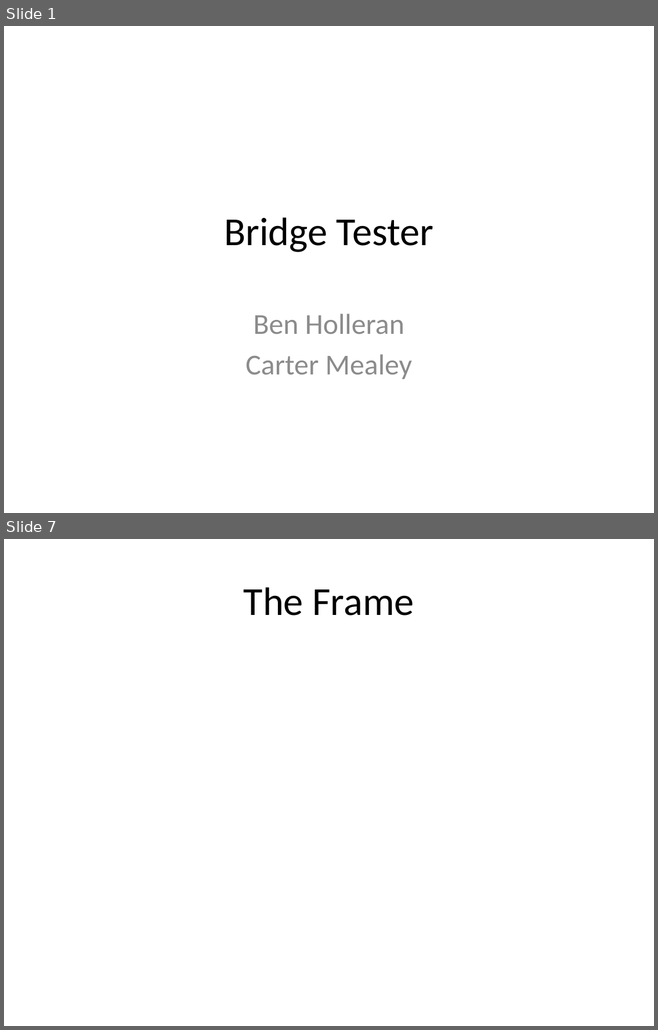
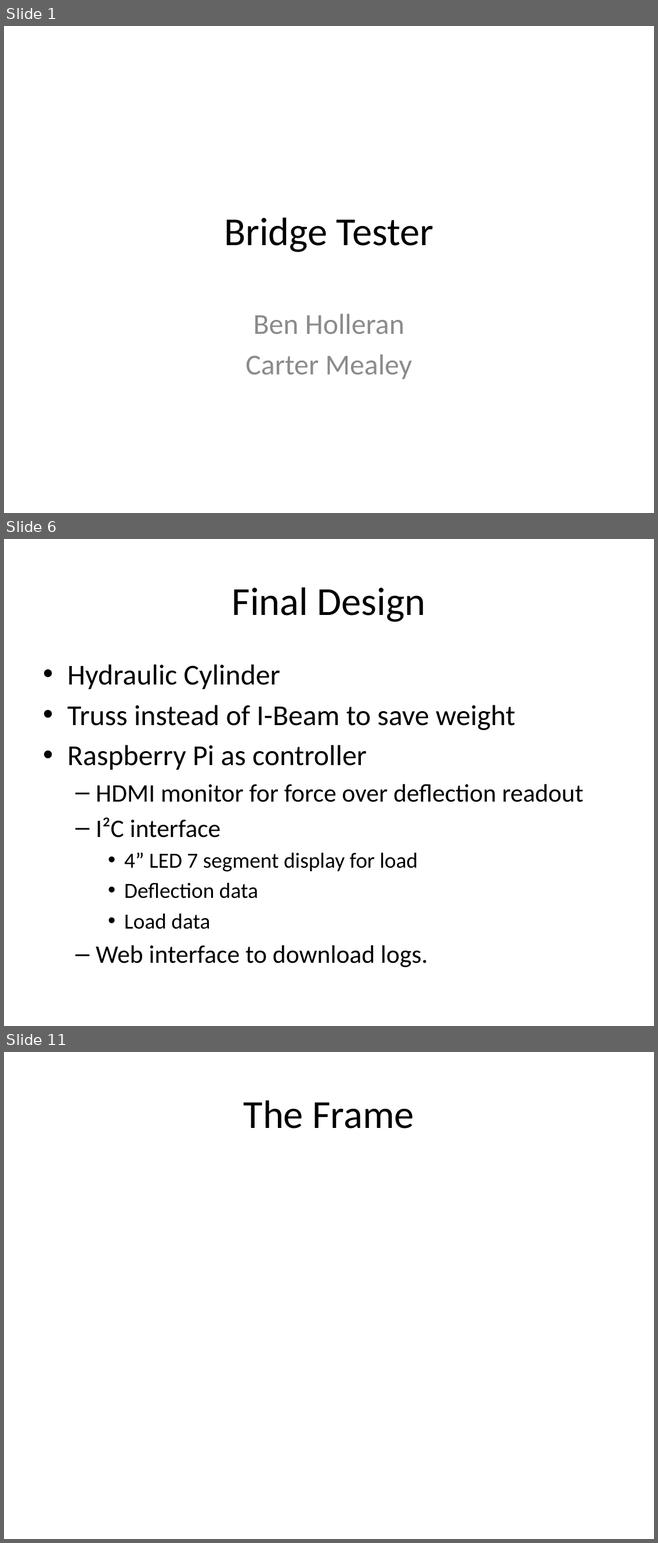
Before and after one commit to TheBengineer/Bridge-Tester, a slide deck: Presentations/February 10, 2014/Bridge Tester.pptx. Shown one above the other, each under a label of ours: slides 1 and 7 before the commit, slides 1, 6 and 11 after it; the slides between them are not shown. The pictures are 658x1030 and 658x1543 pixels, drawn with LibreOffice and Linux fonts; fonts in the diff are those of the drawing. Boxes give left, top, right and bottom in pixels: in the first picture for what was removed or moved away, otherwise in the second. Text is boxed around its words. In the diff, an @@ line names an element or a change of style, - is before the commit and + after.

```diff
--- a/Presentations/February 10, 2014/Bridge Tester.pptx
+++ b/Presentations/February 10, 2014/Bridge Tester.pptx
@@ slide 6 added at bbox=[4, 539, 654, 1026], background #FFFFFF @@
@@ title added at bbox=[232, 587, 426, 622], 44 pt, text #000000 @@
+Final Design
@@ text added at bbox=[67, 664, 583, 968], 28 pt, text #000000 @@
+• Hydraulic Cylinder
+• Truss instead of I-Beam to save weight
+• Raspberry Pi as controller
+  – HDMI monitor for force over deflection readout
+  – I²C interface
+    • 4” LED 7 segment display for load
+    • Deflection data
+    • Load data
+  – Web interface to download logs.
@@ what was slide 7 is now slide 11 @@
```
Also in this commit, not shown: 1 slide changed, 7 other slides added, 4 slides removed, 1 other file.
